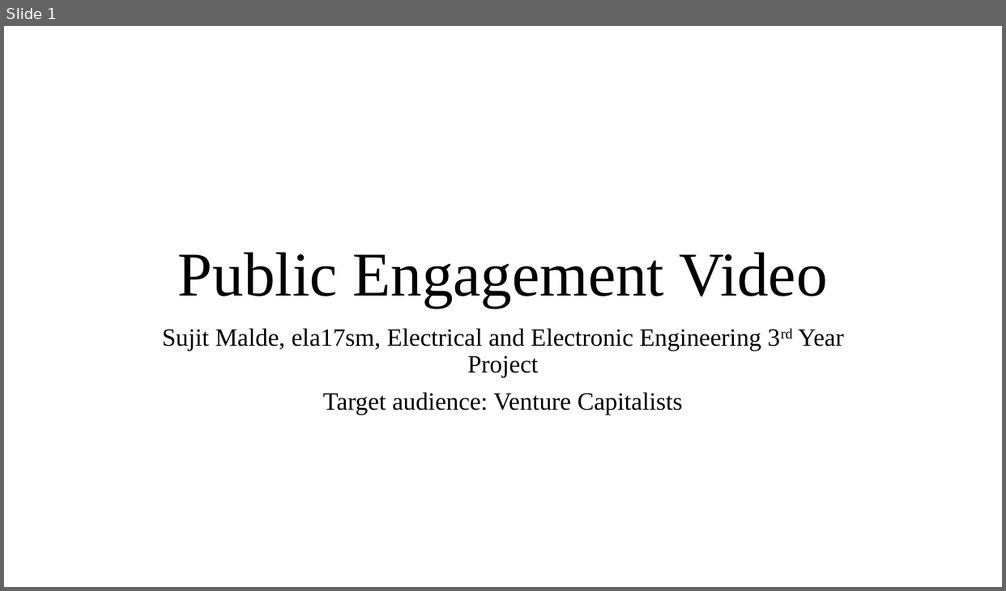
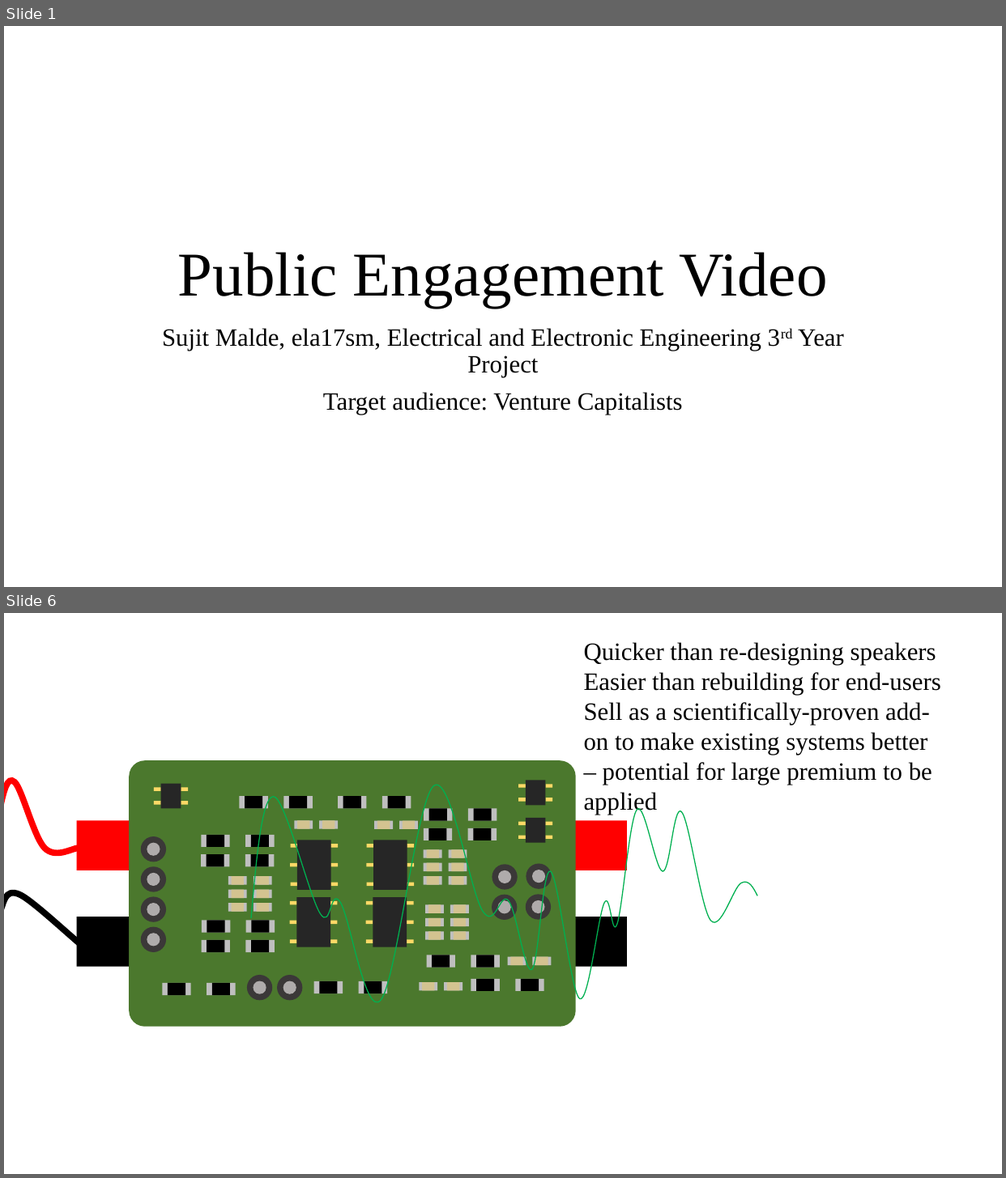
Before and after one commit to spez1998/3rd-year-project, a slide deck: Deliverables/EngagementVideo/storyboard.pptx. Shown one above the other, each under a label of ours: slide 1 before the commit, slides 1 and 6 after it; the slides between them are not shown. The pictures are 1006x591 and 1006x1178 pixels, drawn with LibreOffice and Linux fonts; fonts in the diff are those of the drawing. Boxes give left, top, right and bottom in pixels: in the first picture for what was removed or moved away, otherwise in the second. Text is boxed around its words. In the diff, an @@ line names an element or a change of style, - is before the commit and + after.

```diff
--- a/Deliverables/EngagementVideo/storyboard.pptx
+++ b/Deliverables/EngagementVideo/storyboard.pptx
@@ slide 6 added at [4,613,1002,1174], background #FFFFFF @@
@@ text added at [584,642,941,815], 24 pt, text #000000 @@
+Quicker than re-designing speakers
+Easier than rebuilding for end-users
+Sell as a scientifically-proven add-on to make existing systems better – potential for large premium to be applied
@@ freeform shape added at [251,786,758,1003], outline #00B050 1 pt @@
@@ group added at [4,760,627,1027]: 147 rectangles, 20 ellipses, 2 freeform shapes, 1 rounded rectangle @@
```
Also in this commit, not shown: 1 slide changed, 4 other slides added, 1 slide removed.
